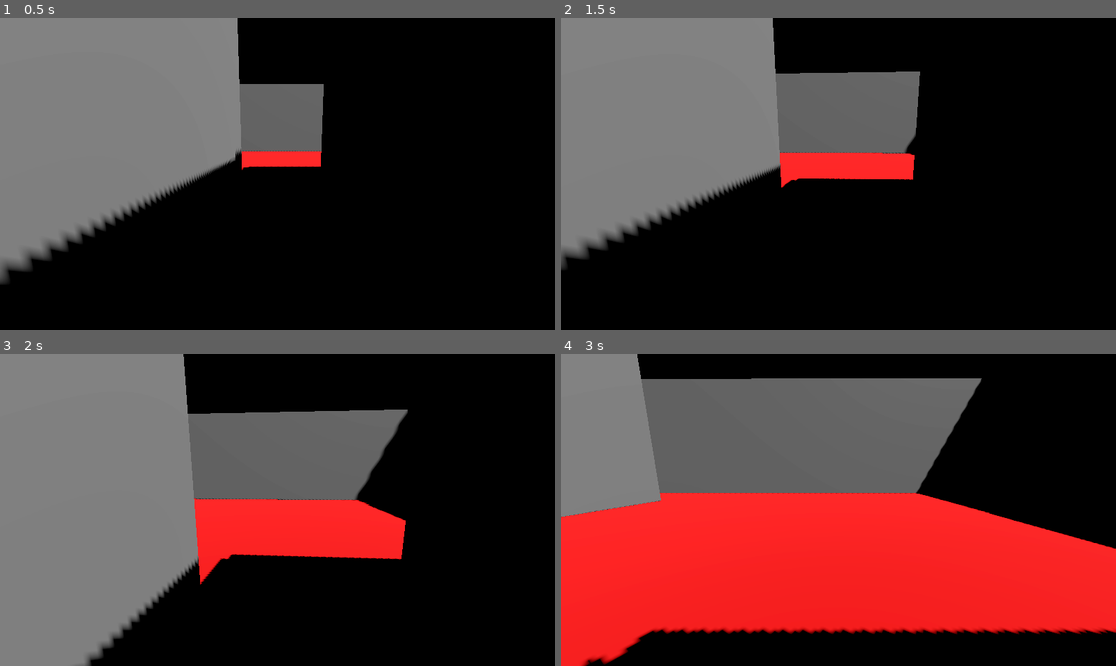
Above: before the commit, frames 1-4 (two rows, left to right).
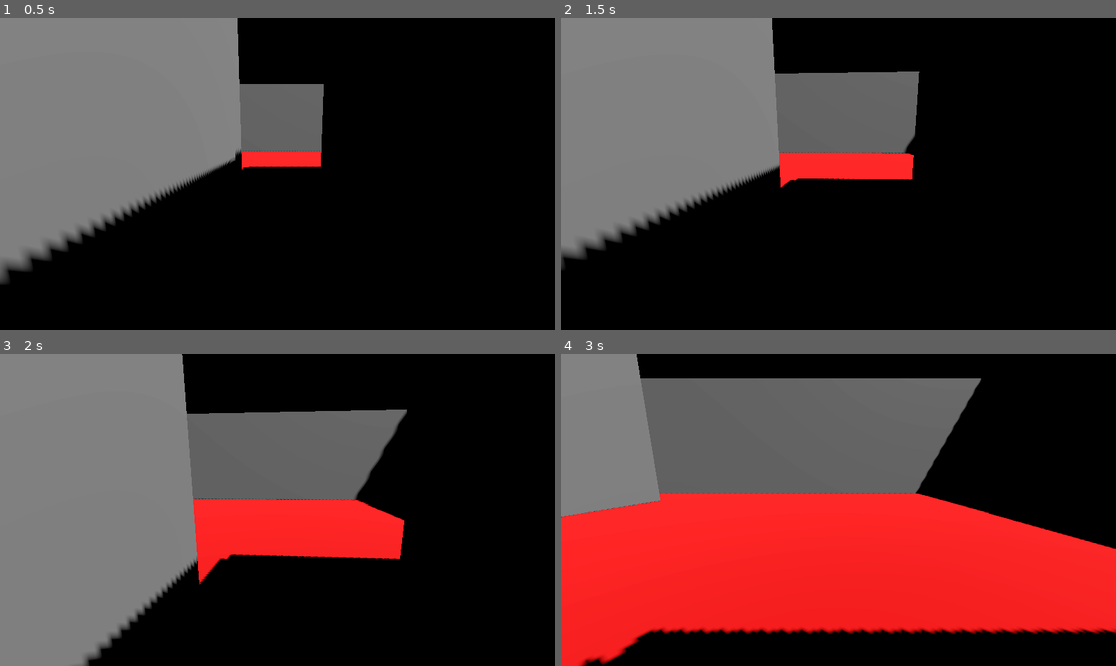
Above: after the commit, the same moments.

Repository: AnxietyTheOrk/GraveRobbery
Game: Godot game, scene res://Scenes/level_1.tscn
The game is run twice, just before and just after one commit, with the same random seed, the same clock (stepped at 60 frames per second) and the same inputs.
Inputs (mouse positions are in pixels of both pictures, inside the frame that each line leads up to):
- Up to frame 1 (0.5 s): no input
- Up to frame 2 (1.5 s): tap Enter (ui_accept) at 0.5, 0.77 s; move the mouse to (866, 174) at 0.52 s; hold W (move_forward) from 0.53 s (still down); click (866, 174) at 0.67 s; move the mouse to (810, 174) at 1.27 s; click (810, 174) at 1.42 s
- Up to frame 3 (2 s): keep holding W (move_forward); tap Enter (ui_accept) at 1.52 s
- Up to frame 4 (3 s): keep holding W (move_forward); move the mouse to (849, 503) at 2.02 s; click (849, 503) at 2.17 s; move the mouse to (832, 516) at 2.77 s; click (832, 516) at 2.92 s

Frame 1 is identical in both runs. In frame 2, 0.4% of the frame differs, in the area x 0-65%, y 0-80%; in frame 3, 0.5%; in frame 4, 0.8%, in the area x 0-100%, y 0-100%.

Commit message:
Last Sync: 2025-09-24 07:23 (Mobile)

Diff:
--- a/grave-robbery/Scripts/camera_rig.gd
+++ b/grave-robbery/Scripts/camera_rig.gd
@@ -3,6 +3,7 @@
 @onready var camera: Camera3D = $Camera3D
 @export var turn_rate := 200.0
 @export var mouse_sensitivity := 0.07
+var mouse_delta: Vector2
 
 # Called when the node enters the scene tree for the first time.
 func _ready() -> void:
@@ -11,19 +12,22 @@
 
 # Called every frame. 'delta' is the elapsed time since the previous frame.
 func _process(delta: float) -> void:
+	# Handle keyboard look input
 	var look_input := Input.get_vector("view_right", "view_left", "view_down", "view_up")
-	look_input = turn_rate * look_input * delta
+	look_input *= turn_rate * delta
 
-	rotation_degrees.x += look_input.y
-	rotation_degrees.y += look_input.x
+	# Apply rotations
+	rotation_degrees.y += look_input.x + mouse_delta.x
+	rotation_degrees.x += look_input.y + mouse_delta.y
 	rotation_degrees.x = clampf(rotation_degrees.x, -70, 50)
 
-func _unhandled_input(event: InputEvent) -> void:
-	if event is InputEventMouseMotion:
-		var mouse_delta: Vector2 = event.relative * -mouse_sensitivity
-		rotation_degrees.y += mouse_delta.x
-		rotation_degrees.x += mouse_delta.y
-		rotation_degrees.x = clampf(rotation_degrees.x, -70, 50)
+	# Clear mouse delta after using it
+	mouse_delta = Vector2.ZERO
+
+func _input(event: InputEvent) -> void:
+	if event is InputEventMouseMotion and Input.mouse_mode == Input.MOUSE_MODE_CAPTURED:
+		mouse_delta = event.relative * -mouse_sensitivity
+		get_viewport().set_input_as_handled()
 	elif event is InputEventKey and event.keycode == KEY_ESCAPE and event.pressed:
 		Input.mouse_mode = Input.MOUSE_MODE_VISIBLE
 	elif event is InputEventMouseButton and event.button_index == MOUSE_BUTTON_LEFT and Input.mouse_mode == Input.MOUSE_MODE_VISIBLE:
